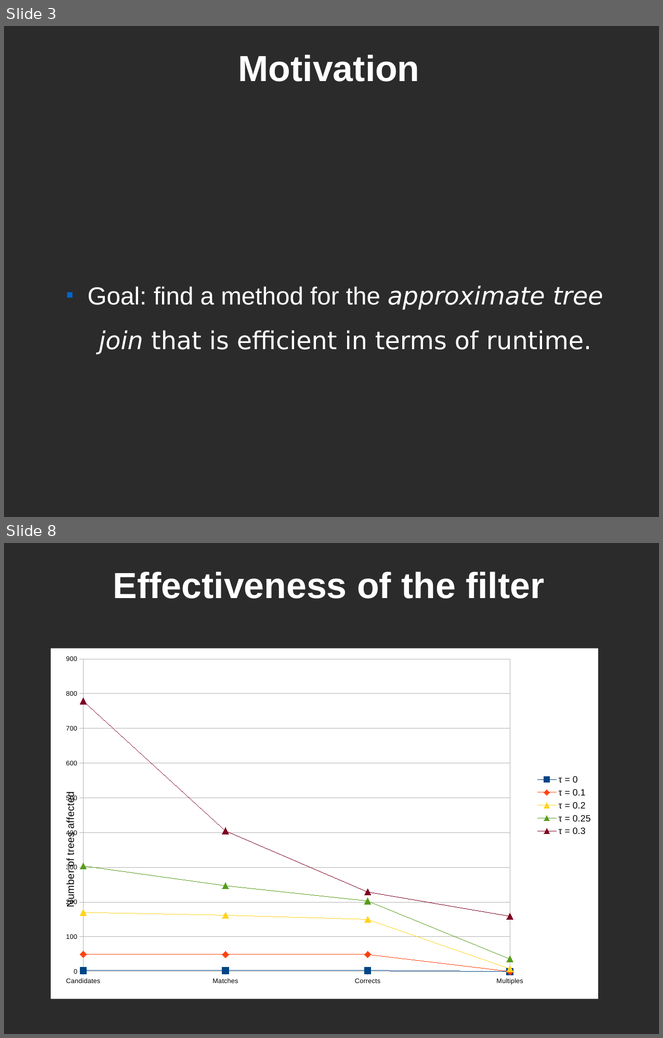
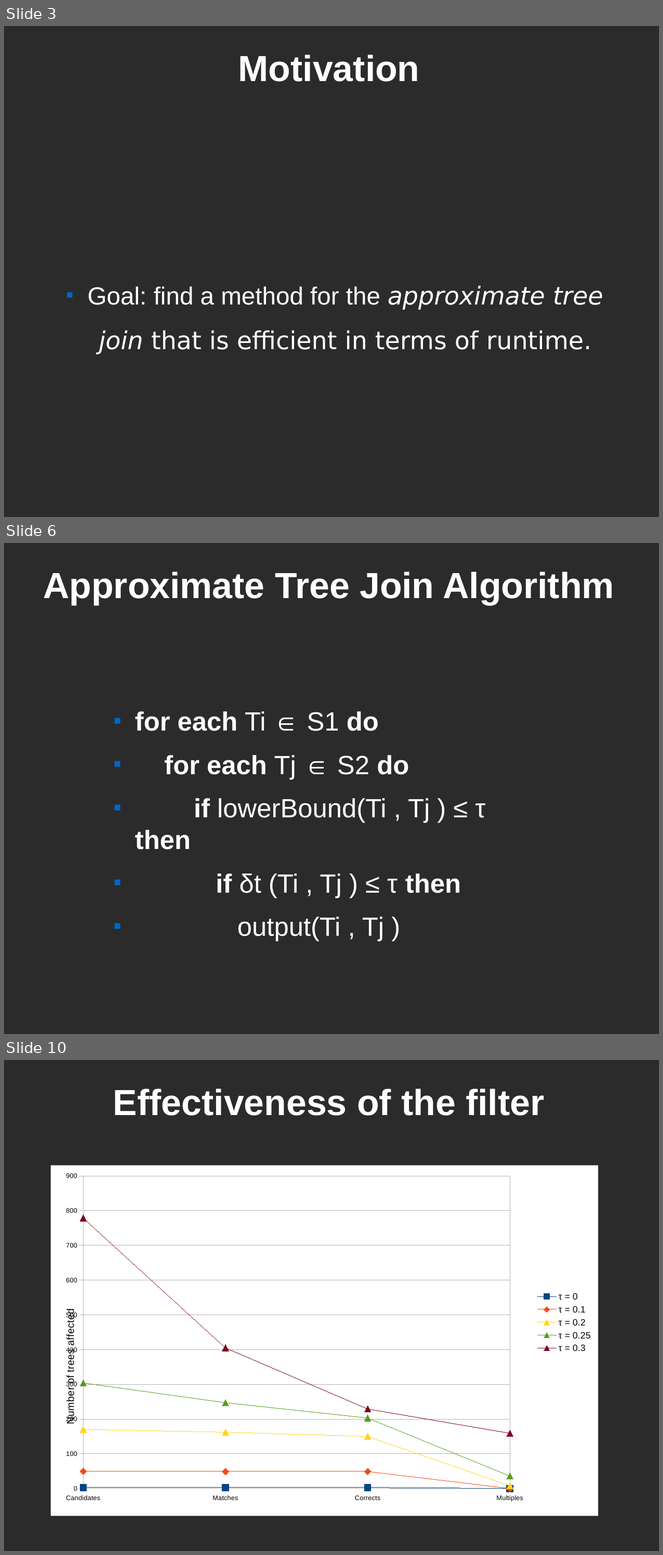
Before and after one commit to LuciferoO/treeeditdistance, a slide deck: treeeditdistance/doc/Presentation.odp. Shown one above the other, each under a label of ours: slides 3 and 8 before the commit, slides 3, 6 and 10 after it; the slides between them are not shown. The pictures are 663x1038 and 663x1555 pixels, drawn with LibreOffice and Linux fonts; fonts in the diff are those of the drawing; background and template pictures are left out; a plain dark background stands for a picture behind light text. Boxes give left, top, right and bottom in pixels: in the first picture for what was removed or moved away, otherwise in the second. Text is boxed around its words. In the diff, an @@ line names an element or a change of style, - is before the commit and + after.

```diff
--- a/treeeditdistance/doc/Presentation.odp
+++ b/treeeditdistance/doc/Presentation.odp
@@ slide 6 added at <box>4,543,659,1034</box>, background picture (left out) @@
@@ title added at <box>43,572,614,605</box>, 44 pt, text #FFFFFF, bold @@
+Approximate Tree Join Algorithm
@@ text added at <box>135,711,486,942</box>, 32 pt, text #FFFFFF @@
+■ for each Ti ∈ S1 do
+■ for each Tj ∈ S2 do
+■ if lowerBound(Ti , Tj ) ≤ τ then
+■ if δt (Ti , Tj ) ≤ τ then
+■ output(Ti , Tj )
@@ what was slide 8 is now slide 10 @@
```
Also in this commit, not shown: 5 slides changed, 1 other slide added.
